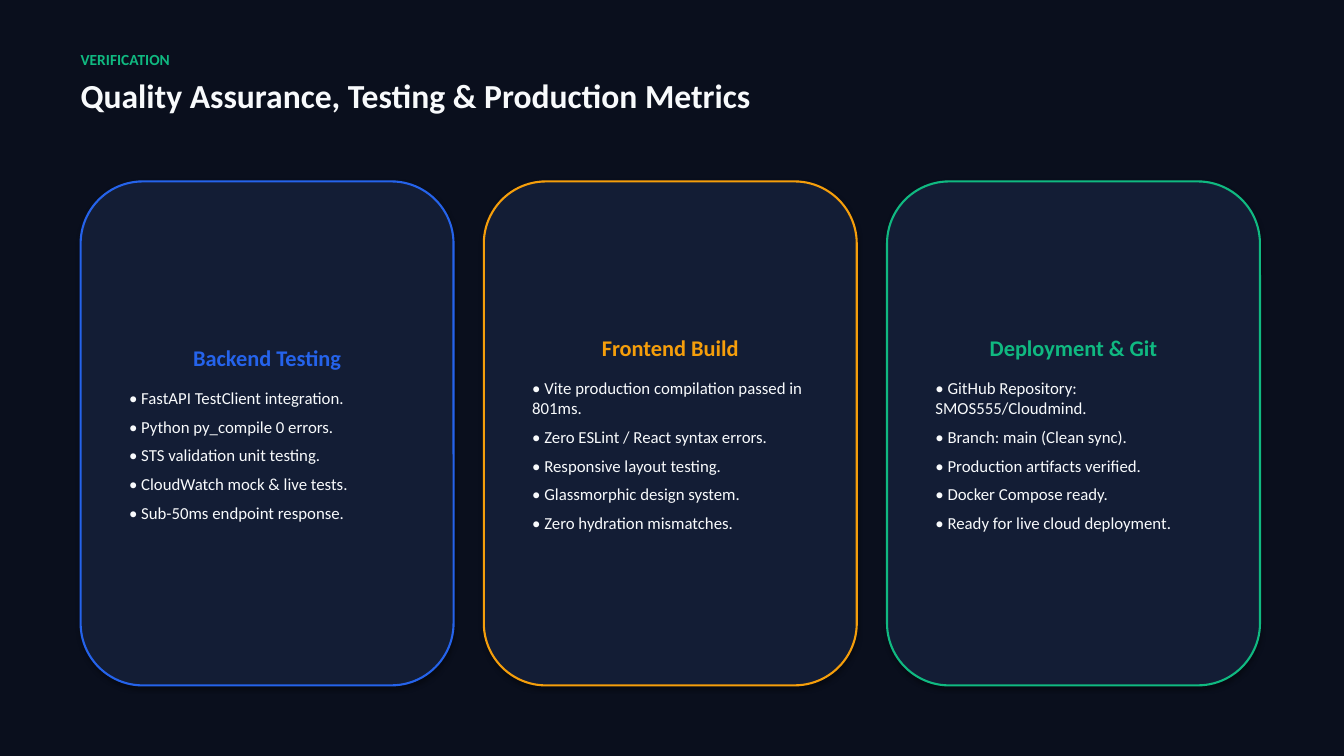
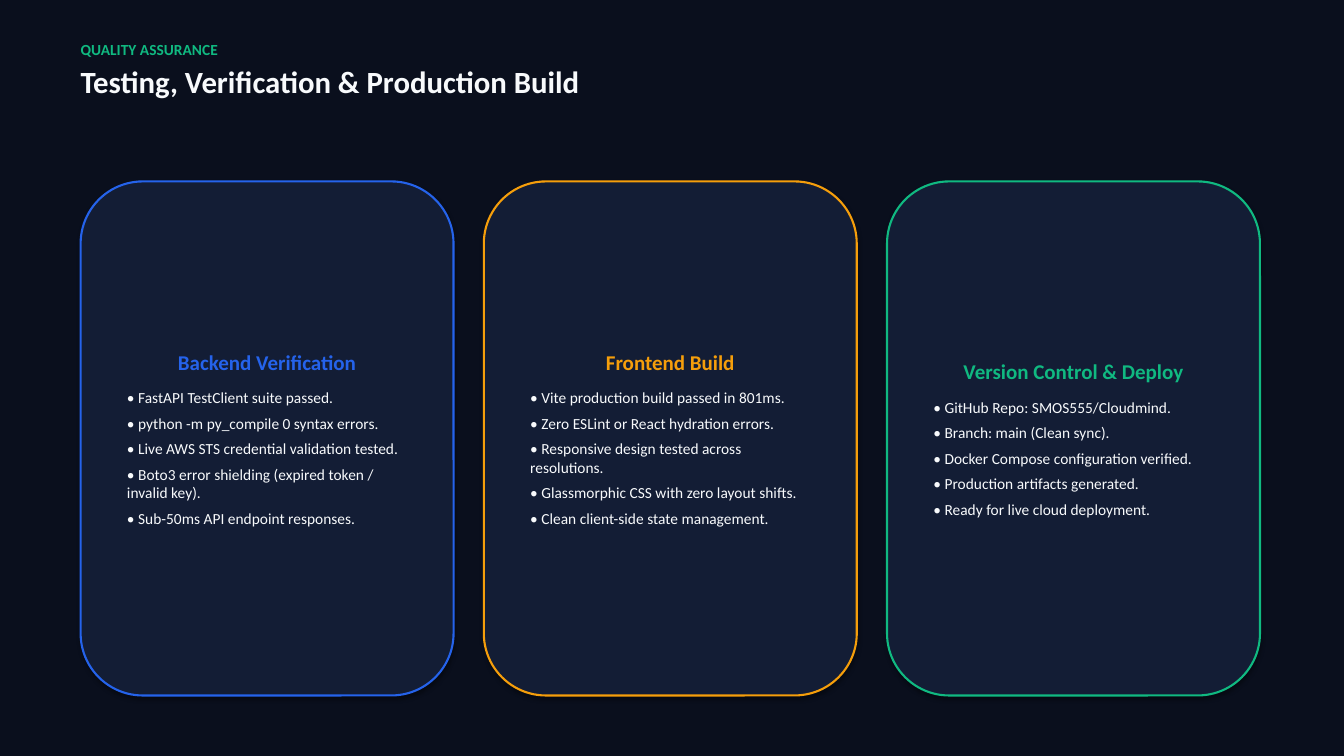
Before and after one commit to SMOS555/Cloudmind, a slide deck: slide 14 of CloudMind_AI_Project_Presentation.pptx (slide 12 before the commit). Drawn at 1344x756 pixels with LibreOffice and Linux fonts; fonts in the diff are those of the drawing. Boxes give left, top, right and bottom in pixels: in the first picture for what was removed or moved away, otherwise in the second. Text is boxed around its words. In the diff, an @@ line names an element or a change of style, - is before the commit and + after.

```diff
--- a/CloudMind_AI_Project_Presentation.pptx
+++ b/CloudMind_AI_Project_Presentation.pptx
@@ text at box(81, 45, 579, 99): text changed; size 24 to 22 pt @@
-VERIFICATION
-Quality Assurance, Testing & Production Metrics
+QUALITY ASSURANCE
+Testing, Verification & Production Build
@@ rounded rectangle "Backend Verification": place and size @@
-rounded rectangle "Backend Verification" at box(81, 181, 454, 686)
+rounded rectangle "Backend Verification" at box(81, 181, 454, 696)
@@ rounded rectangle "Frontend Build": place and size @@
-rounded rectangle "Frontend Build" at box(484, 181, 857, 686)
+rounded rectangle "Frontend Build" at box(484, 181, 857, 696)
@@ rounded rectangle "Version Control & Deploy": place and size @@
-rounded rectangle "Version Control & Deploy" at box(887, 181, 1260, 686)
+rounded rectangle "Version Control & Deploy" at box(887, 181, 1260, 696)
@@ text in rounded rectangle at box(127, 355, 398, 527): text changed; size 12 to 11 pt @@
-Backend Testing
-• FastAPI TestClient integration.
-• Python py_compile 0 errors.
-• STS validation unit testing.
-• CloudWatch mock & live tests.
-• Sub-50ms endpoint response.
+Backend Verification
+• FastAPI TestClient suite passed.
+• python -m py_compile 0 syntax errors.
+• Live AWS STS credential validation tested.
+• Boto3 error shielding (expired token / invalid key).
+• Sub-50ms API endpoint responses.
@@ text in rounded rectangle at box(606, 355, 735, 370): size 16 to 15 pt in "Frontend Build"; less space between paragraphs @@
@@ text in rounded rectangle at box(945, 364, 1183, 416): text changed; size 12 to 11 pt @@
-Deployment & Git
-• GitHub Repository: SMOS555/Cloudmind.
+Version Control & Deploy
+• GitHub Repo: SMOS555/Cloudmind.
@@ text in rounded rectangle at box(530, 392, 796, 527): text changed; size 12 to 11 pt @@
-• Vite production compilation passed in 801ms.
-• Zero ESLint / React syntax errors.
-• Responsive layout testing.
-• Glassmorphic design system.
-• Zero hydration mismatches.
+• Vite production build passed in 801ms.
+• Zero ESLint or React hydration errors.
+• Responsive design tested across resolutions.
+• Glassmorphic CSS with zero layout shifts.
+• Clean client-side state management.
@@ text in rounded rectangle at box(945, 427, 1150, 518): size 12 to 11 pt in "• Branch: main (Clean sync).", "• Ready for live cloud deployment."; less space between paragraphs @@
@@ text in rounded rectangle at box(945, 453, 1192, 492): text changed; size 12 to 11 pt @@
-• Production artifacts verified.
-• Docker Compose ready.
+• Docker Compose configuration verified.
+• Production artifacts generated.
```
Also in this commit, not shown: 7 other slides changed, 9 slides added, 6 slides removed, 10 other files.
